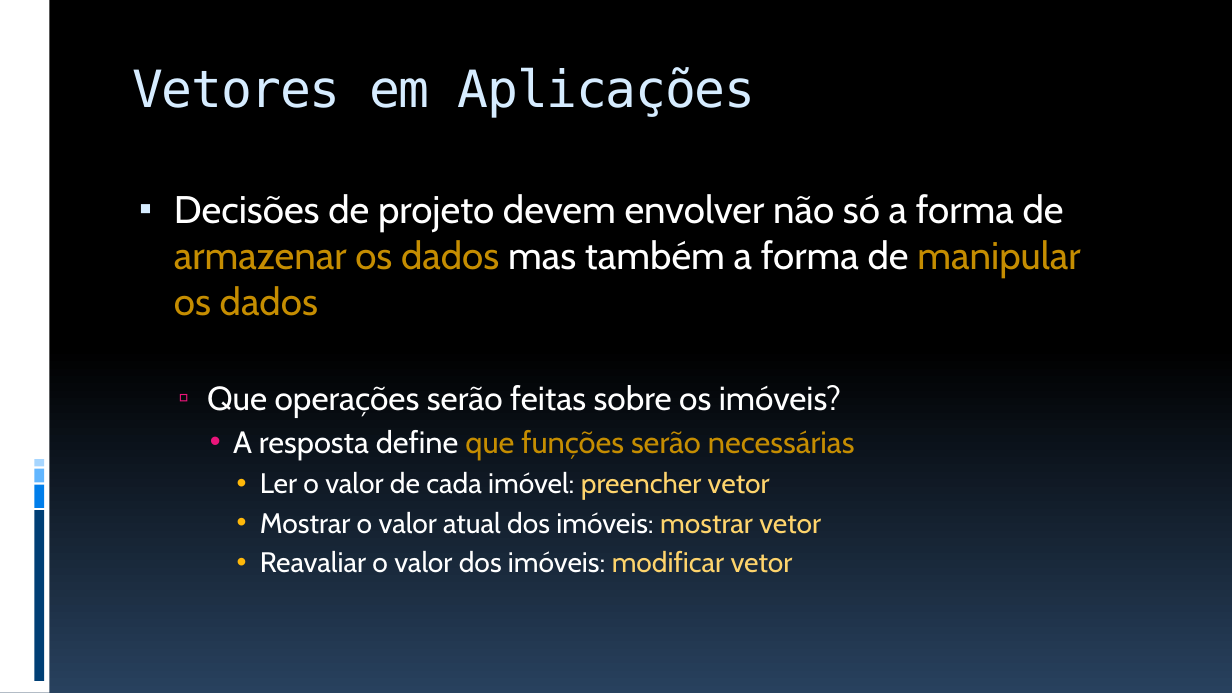
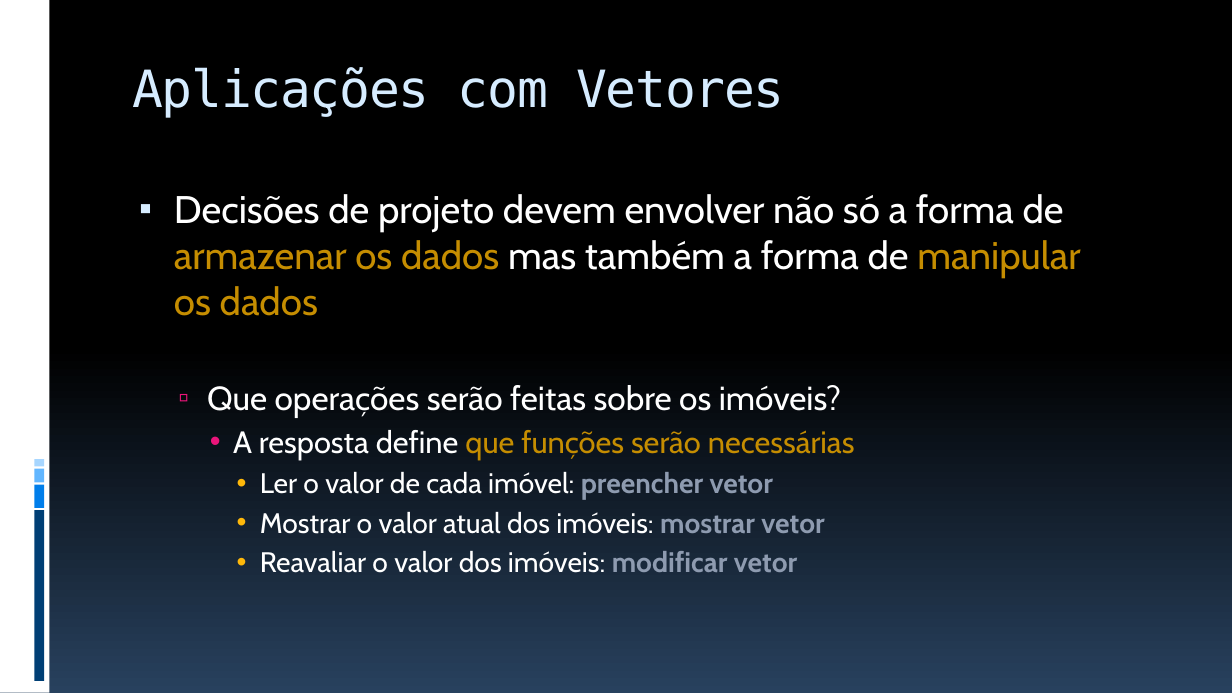
Before and after one commit to JudsonSS/ProgComp, a slide deck: slide 16 of Slides/25. Funções com Vetores.pptx. Drawn at 1232x693 pixels with LibreOffice and Linux fonts; fonts in the diff are those of the drawing. Boxes give left, top, right and bottom in pixels: in the first picture for what was removed or moved away, otherwise in the second. Text is boxed around its words. In the diff, an @@ line names an element or a change of style, - is before the commit and + after.

```diff
--- a/Slides/25. Funções com Vetores.pptx
+++ b/Slides/25. Funções com Vetores.pptx
@@ title at (x1=132, y1=67, x2=784, y2=118): text changed @@
-Vetores em Aplicações
+Aplicações com Vetores
@@ text at (x1=260, y1=472, x2=824, y2=573): text colour #FED46C to #8E9BB0, bold on in "preencher vetor", "mostrar vetor", "modificar vetor" @@
```
Also in this commit, not shown: 10 other slides changed, 1 other file.
